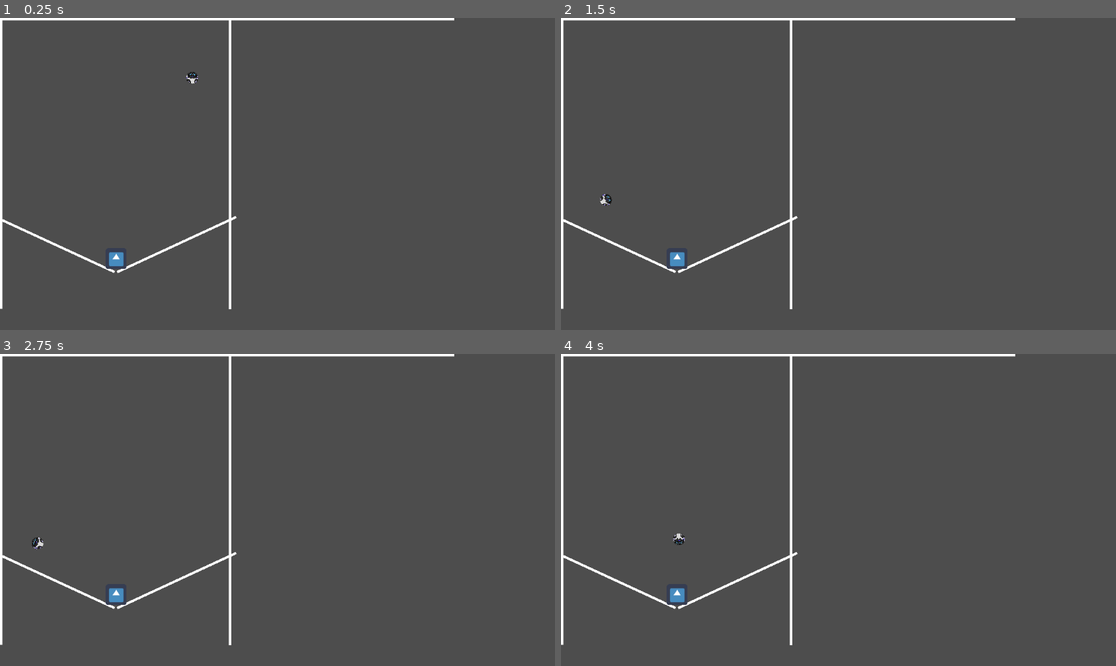
Above: before the commit, frames 1-4 (two rows, left to right).
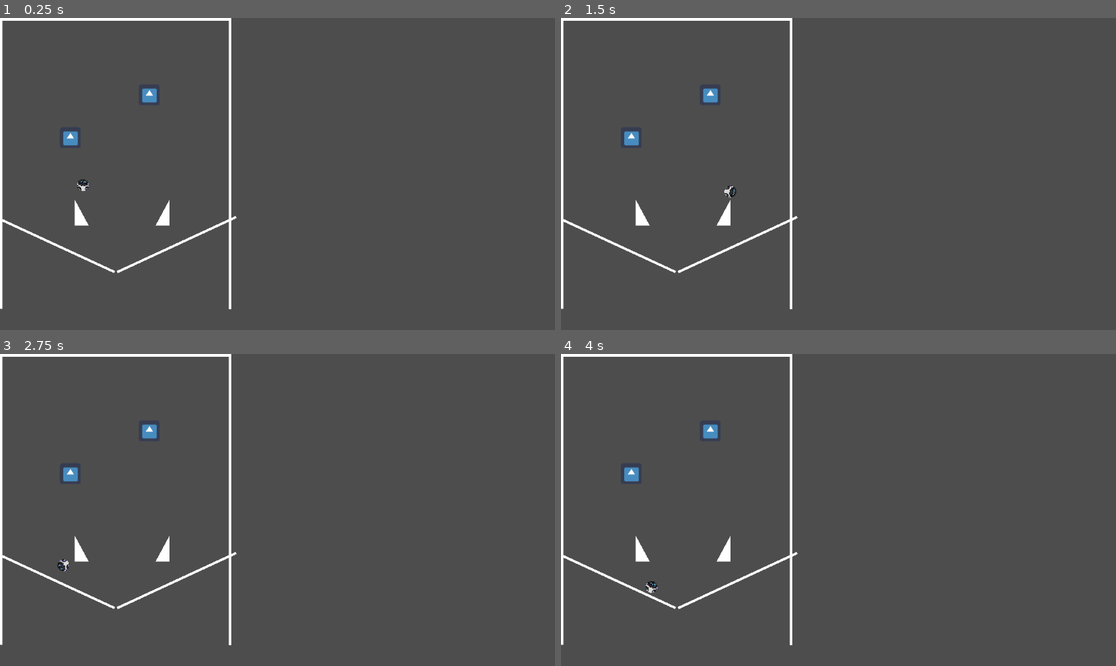
Above: after the commit, the same moments.

Repository: TheOwnlySockPuppet/Toony-Pinball
Game: Godot game, scene res://pinball_machine.tscn
The game is run twice, just before and just after one commit, with the same random seed, the same clock (stepped at 60 frames per second) and the same inputs. The engine's default icon, where the game draws it, is replaced by a stand-in: a white triangle on a blue panel in a dark square.
Inputs:
- Up to frame 1 (0.25 s): no input
- Up to frame 2 (1.5 s): no input
- Up to frame 3 (2.75 s): no input
- Up to frame 4 (4 s): no input

The runs differ from the first frame. In frame 1, 1.2% of the frame differs, in the area x 0-82%, y 0-81%; in frame 2, 1.2%; in frame 3, 1.2%; in frame 4, 1.2%.

Commit message:
Update after a while!  Added side bumpers

Diff:
--- /dev/null
+++ b/Toony Pinball/Prefabs/side_bumper.gd
@@ -0,0 +1,11 @@
+extends StaticBody2D
+
+@export
+var bounceVector = Vector2(-1, -1)
+@export
+var bounceForce = 500
+
+
+func _on_bump_area_body_entered(body):
+	print(body.name)
+	body.apply_impulse(bounceVector * bounceForce)
--- /dev/null
+++ b/Toony Pinball/Prefabs/side_bumper.tscn
@@ -0,0 +1,24 @@
+[gd_scene load_steps=3 format=3 uid="uid://ctwye2ycacvw"]
+
+[ext_resource type="Script" path="res://Prefabs/side_bumper.gd" id="1_8kn7r"]
+
+[sub_resource type="SegmentShape2D" id="SegmentShape2D_8boip"]
+a = Vector2(27, 4)
+b = Vector2(3, 49)
+
+[node name="SideBumper" type="StaticBody2D"]
+script = ExtResource("1_8kn7r")
+
+[node name="CollisionPolygon2D" type="CollisionPolygon2D" parent="."]
+polygon = PackedVector2Array(29, 0, 29, 54, 0, 54)
+
+[node name="Polygon2D" type="Polygon2D" parent="."]
+polygon = PackedVector2Array(29, 0, 29, 54, 0, 54)
+
+[node name="BumpArea" type="Area2D" parent="."]
+monitorable = false
+
+[node name="CollisionShape2D" type="CollisionShape2D" parent="BumpArea"]
+shape = SubResource("SegmentShape2D_8boip")
+
+[connection signal="body_entered" from="BumpArea" to="." method="_on_bump_area_body_entered"]
--- a/Toony Pinball/pinball_machine.tscn
+++ b/Toony Pinball/pinball_machine.tscn
@@ -1,18 +1,26 @@
-[gd_scene load_steps=5 format=3 uid="uid://rv8fxsxc0vb1"]
+[gd_scene load_steps=8 format=3 uid="uid://rv8fxsxc0vb1"]
 
 [ext_resource type="PackedScene" uid="uid://bb112a3s8vo6q" path="res://Prefabs/Pinball.tscn" id="1_1dxqw"]
 [ext_resource type="PackedScene" uid="uid://cnlqek1aopd80" path="res://Prefabs/Bumper.tscn" id="2_2ibph"]
+[ext_resource type="PackedScene" uid="uid://ctwye2ycacvw" path="res://Prefabs/side_bumper.tscn" id="3_lsaya"]
 
 [sub_resource type="PhysicsMaterial" id="PhysicsMaterial_wxklc"]
 friction = 0.05
 bounce = 0.8
 
 [sub_resource type="RectangleShape2D" id="RectangleShape2D_cs087"]
-size = Vector2(272, 5.00001)
+size = Vector2(479, 6)
+
+[sub_resource type="RectangleShape2D" id="RectangleShape2D_5x42m"]
+size = Vector2(604, 5.00001)
+
+[sub_resource type="RectangleShape2D" id="RectangleShape2D_fnvil"]
+size = Vector2(604, 4.99994)
 
 [node name="PinballMachine" type="Node2D"]
 
 [node name="Pinball" parent="." instance=ExtResource("1_1dxqw")]
+position = Vector2(172, 319)
 physics_material_override = SubResource("PhysicsMaterial_wxklc")
 
 [node name="TopBorder" type="StaticBody2D" parent="."]
@@ -21,11 +29,11 @@
 [node name="ColorRect" type="ColorRect" parent="TopBorder"]
 offset_left = -471.0
 offset_top = 16.0
-offset_right = 472.0
-offset_bottom = 21.0
+offset_right = 9.0
+offset_bottom = 22.0
 
 [node name="CollisionShape2D" type="CollisionShape2D" parent="TopBorder"]
-position = Vector2(0.5, 18.5)
+position = Vector2(-231.5, 19)
 shape = SubResource("RectangleShape2D_cs087")
 
 [node name="Test Ramp" type="StaticBody2D" parent="."]
@@ -71,7 +79,7 @@
 
 [node name="CollisionShape2D" type="CollisionShape2D" parent="LeftBorder"]
 position = Vector2(-169, 18.5)
-shape = SubResource("RectangleShape2D_cs087")
+shape = SubResource("RectangleShape2D_5x42m")
 
 [node name="RightBorder" type="StaticBody2D" parent="."]
 position = Vector2(496, 472)
@@ -86,7 +94,7 @@
 
 [node name="CollisionShape2D" type="CollisionShape2D" parent="RightBorder"]
 position = Vector2(-169, 18.5)
-shape = SubResource("RectangleShape2D_cs087")
+shape = SubResource("RectangleShape2D_fnvil")
 
 [node name="BottomRamp" type="StaticBody2D" parent="."]
 position = Vector2(72, 65)
@@ -103,4 +111,15 @@
 [node name="Polygon2D" type="Polygon2D" parent="Flipper"]
 
 [node name="Bumper" parent="." instance=ExtResource("2_2ibph")]
-position = Vector2(241, 500)
+position = Vector2(146, 249)
+
+[node name="Bumper2" parent="." instance=ExtResource("2_2ibph")]
+position = Vector2(310, 160)
+
+[node name="SideBumper" parent="." instance=ExtResource("3_lsaya")]
+position = Vector2(323, 377)
+
+[node name="SideBumper2" parent="." instance=ExtResource("3_lsaya")]
+position = Vector2(184, 377)
+scale = Vector2(-1, 1)
+bounceVector = Vector2(1, -1)
